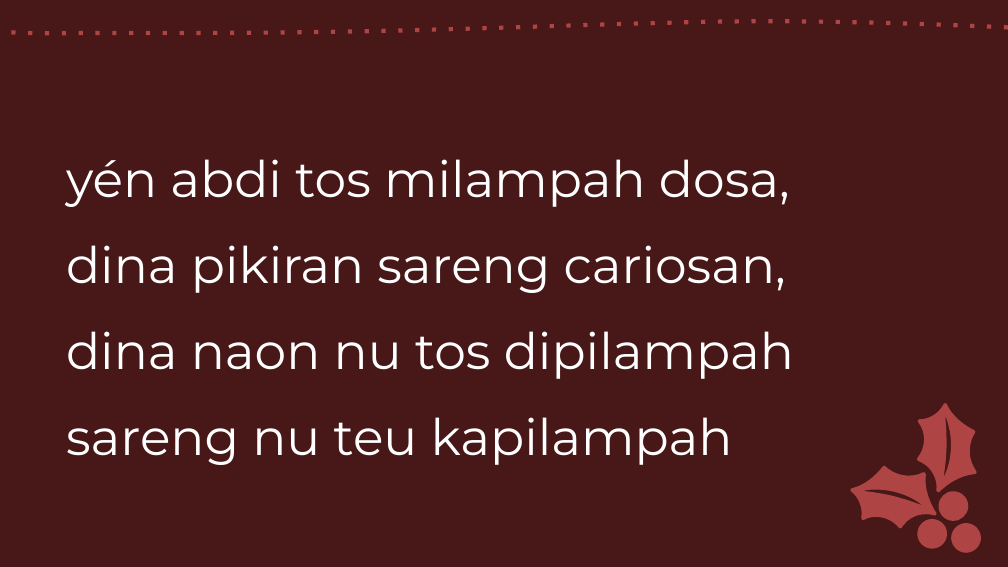
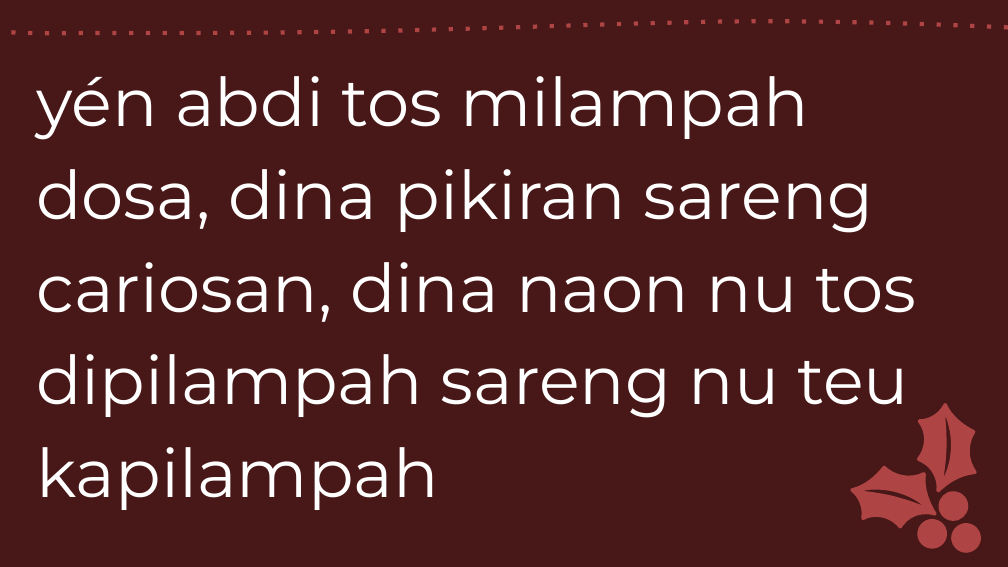
Before and after one commit to laurensius/Slide_Misa_KRC, a slide deck: slide 7 of 2020 12 tanggal 26 - 27/Misa Pesta Keluarga Kudus -Sunda.pptx. Drawn at 1008x567 pixels with LibreOffice and Linux fonts; fonts in the diff are those of the drawing. Boxes give left, top, right and bottom in pixels: in the first picture for what was removed or moved away, otherwise in the second. Text is boxed around its words. In the diff, an @@ line names an element or a change of style, - is before the commit and + after.

```diff
--- a/2020 12 tanggal 26 - 27/Misa Pesta Keluarga Kudus -Sunda.pptx
+++ b/2020 12 tanggal 26 - 27/Misa Pesta Keluarga Kudus -Sunda.pptx
@@ text at (x1=36, y1=76, x2=916, y2=510): text changed; size 36 to 48 pt @@
-yén abdi tos milampah dosa,
-dina pikiran sareng cariosan,
-dina naon nu tos dipilampah
-sareng nu teu kapilampah
+yén abdi tos milampah dosa, dina pikiran sareng cariosan, dina naon nu tos dipilampah sareng nu teu kapilampah
```
Also in this commit, not shown: 68 other slides changed, 7 slides added, 7 slides removed, 5 other files.
